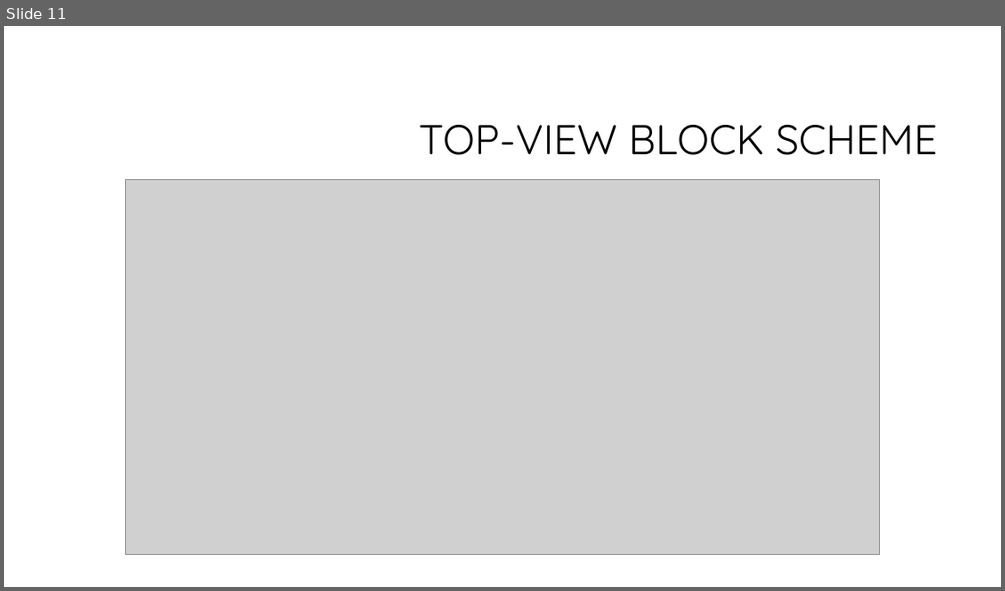
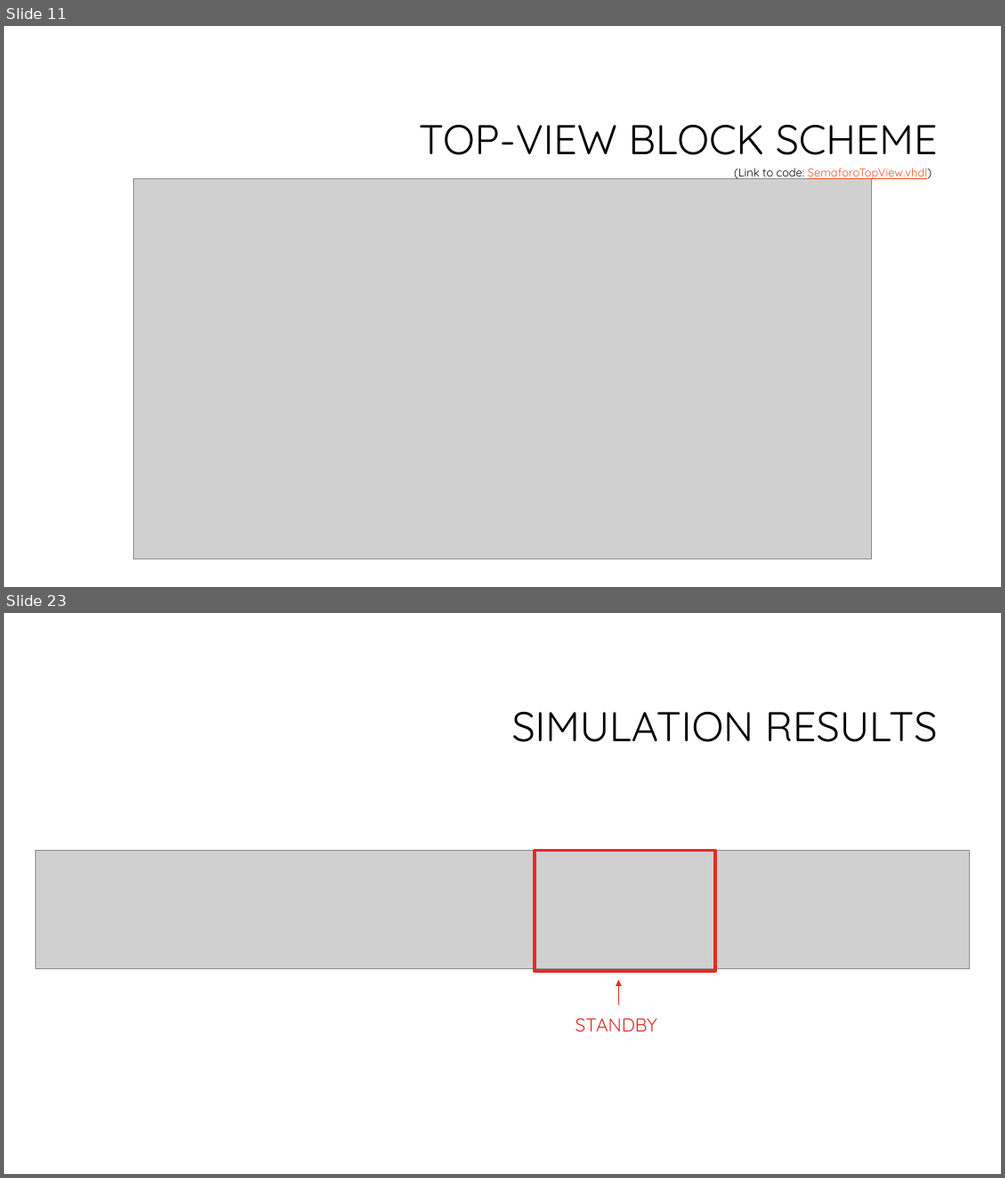
Before and after one commit to HopedWall/LightControlSystem, a slide deck: doc/Gruppo2_VincenziPorto.pptx. Shown one above the other, each under a label of ours: slide 11 before the commit, slides 11 and 23 after it; the slides between them are not shown. The pictures are 1005x591 and 1005x1178 pixels, drawn with LibreOffice and Linux fonts; fonts in the diff are those of the drawing; grey boxes stand for pictures; background and template pictures are left out. Boxes give left, top, right and bottom in pixels: in the first picture for what was removed or moved away, otherwise in the second. Text is boxed around its words. In the diff, an @@ line names an element or a change of style, - is before the commit and + after.

```diff
--- a/doc/Gruppo2_VincenziPorto.pptx
+++ b/doc/Gruppo2_VincenziPorto.pptx
@@ slide 23 added at <box>4,613,1001,1174</box>, background #FFFFFF @@
@@ title added at <box>512,712,938,742</box>, 40 pt, text #000000 @@
+SIMULATION RESULTS
@@ picture added at <box>35,850,971,968</box> @@
@@ rectangle added at <box>535,850,716,971</box>, outline #DF2E28 3 pt @@
@@ arrow added from (619, 1005) to (619, 980), #DF2E28 0.75 pt @@
@@ text added at <box>575,1018,657,1031</box>, 18 pt, text #DF2E28 @@
+STANDBY
@@ slide 11 changed as well @@
@@ picture: place and size @@
-picture at <box>126,180,880,554</box>
+picture at <box>133,178,872,558</box>
@@ text added at <box>734,168,931,180</box>, 11 pt, text #F0532B, underline @@
+(Link to code: SemaforoTopView.vhdl)
```
Also in this commit, not shown: 3 other slides changed, 25 other slides added, 1 other file.
